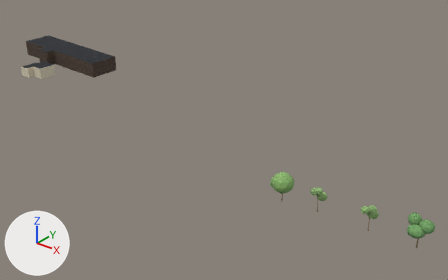
One commit to the glTF model viewer/districts/2050-linkeroever/chunks/c_0_3.glb: the scene before it, then after it.
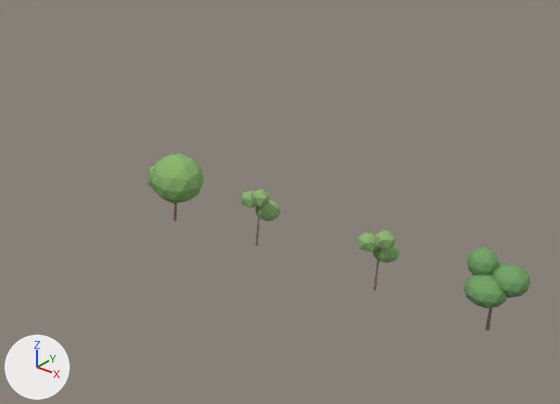
Each version appears first whole from a 50 mm camera at (274.7, 705.9, 50.5) aimed at (205.7, 792.2, -3.0), and next in a close-up on the part from 46% to 100% of the width and 38% to 100% of the height. Lighting does not change. The marker at lower left points along +X, +Y and +Z. The last two pictures show the newer version. Where no turn or scale is listed for an object, it has been applied to the vertices.

Objects in the first close-up: 'tree_6095', 'tree_714', 'tree_open_0', 'tree_open_0.001'.
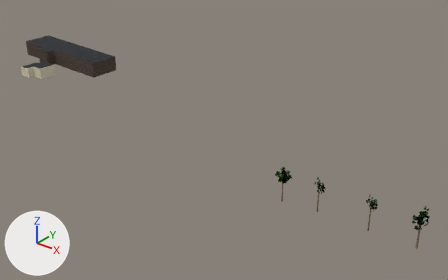
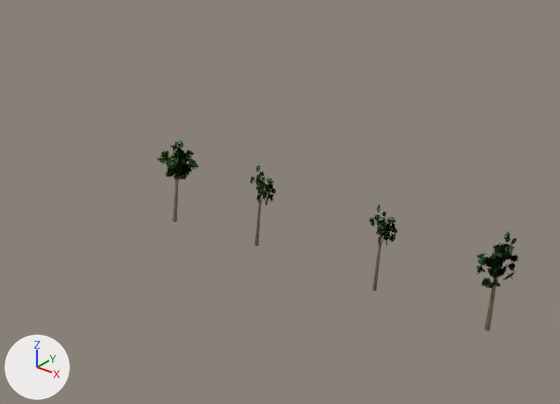
What the commit changed:
Picture 'leaf_atlas' (img_leaf_atlas) is new.
Material 'canopy_tree' (mat_canopy_tree) is new.
Uses the picture img_leaf_atlas.
Mesh me_tree_open_young is new.
It has 221 vertices, 136 faces and spans x -0.39..0.39, y -0.33..0.33, z -1.0..1.0.
It uses material mat_canopy_tree.
Mesh me_tree_irregular_young is new.
It has 269 vertices, 160 faces and spans x -1.35..1.29, y -1.51..1.44, z -3.36..3.36.
It uses material mat_canopy_tree.
Mesh me_tree_broad_young is new.
It has 269 vertices, 160 faces and spans x -1.31..1.42, y -1.41..1.39, z -3.2..3.2.
It uses material mat_canopy_tree.
Object 'tree_714' (ob_tree_714) is deleted.
Object 'tree_6095' (ob_tree_6095) is deleted.
Object 'tree_open_0' (ob_tree_open_0) is deleted.
Object 'tree_open_0.001' (ob_tree_open_0_001) is deleted.
Object 'tree_open_young.001' (ob_tree_open_young_001) is new; it shows me_tree_open_young.
Its parent is ob_trees_0_3.
Its location is (5.903, 0.882, 2.992).
Its rotation in degrees is (0, 0, 47).
Its scale is (2.63, 2.63, 2.99).
Object 'tree_open_young' (ob_tree_open_young) is new; it shows me_tree_open_young.
Its parent is ob_trees_0_3.
Its location is (14.19, 1.048, 3.065).
Its rotation in degrees is (0, 0, 62).
Its scale is (2.71, 2.71, 3.07).
Object 'tree_6179' (ob_tree_6179) is new; it shows me_tree_irregular_young.
Its location is (251.47, 777.3, 3.36).
Object 'tree_721' (ob_tree_721) is new; it shows me_tree_broad_young.
Its location is (230.04, 776.02, 3.2).

Pixel boxes (x1, y1, x2, y2) of what changed, in the close-ups (560 x 404 px):
'tree_6095', deleted (green): before (464, 247, 531, 331)
'tree_714', deleted (green): before (147, 153, 204, 221)
'tree_6179', added: after (477, 231, 518, 331)
'tree_open_0', deleted (green): before (358, 230, 399, 290)
'tree_721', added (green): after (157, 140, 199, 222)
'tree_open_0.001', deleted (green): before (240, 189, 281, 246)
'tree_open_young', added: after (369, 205, 398, 291)
'tree_open_young.001', added: after (250, 165, 276, 246)
